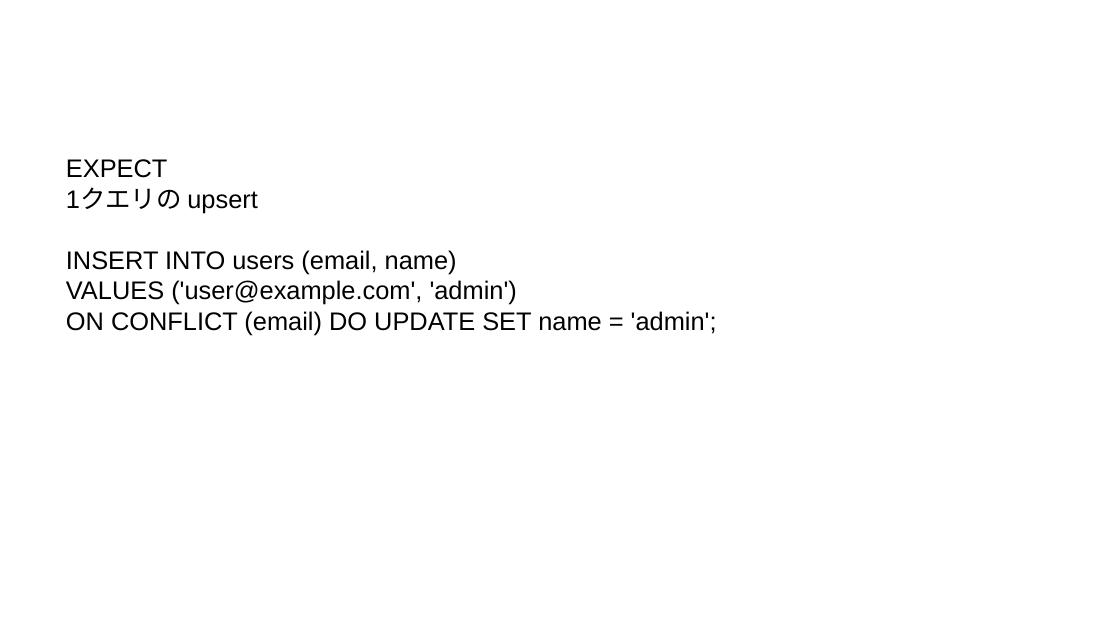
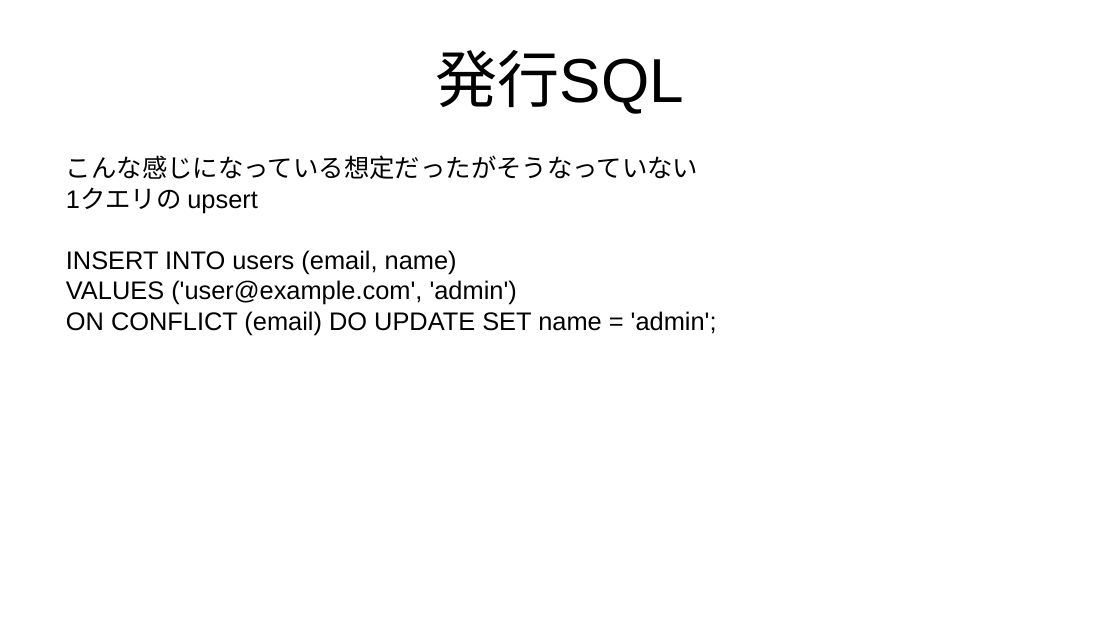
Before and after one commit to kijimad/roam, a slide deck: slide 10 of pdfs/20260616_upsert.odp (slide 11 before the commit). Drawn at 1120x630 pixels with LibreOffice and Linux fonts; fonts in the diff are those of the drawing. Boxes give left, top, right and bottom in pixels: in the first picture for what was removed or moved away, otherwise in the second. Text is boxed around its words. In the diff, an @@ line names an element or a change of style, - is before the commit and + after.

```diff
--- a/pdfs/20260616_upsert.odp
+++ b/pdfs/20260616_upsert.odp
@@ title added at (x1=436, y1=50, x2=684, y2=114), 44 pt, text #000000 @@
+発行SQL
@@ text at (x1=66, y1=155, x2=698, y2=179): text changed @@
-EXPECT
+こんな感じになっている想定だったがそうなっていない
```
Also in this commit, not shown: 7 other slides changed, 1 slide added, 1 slide removed, 6 other files.
